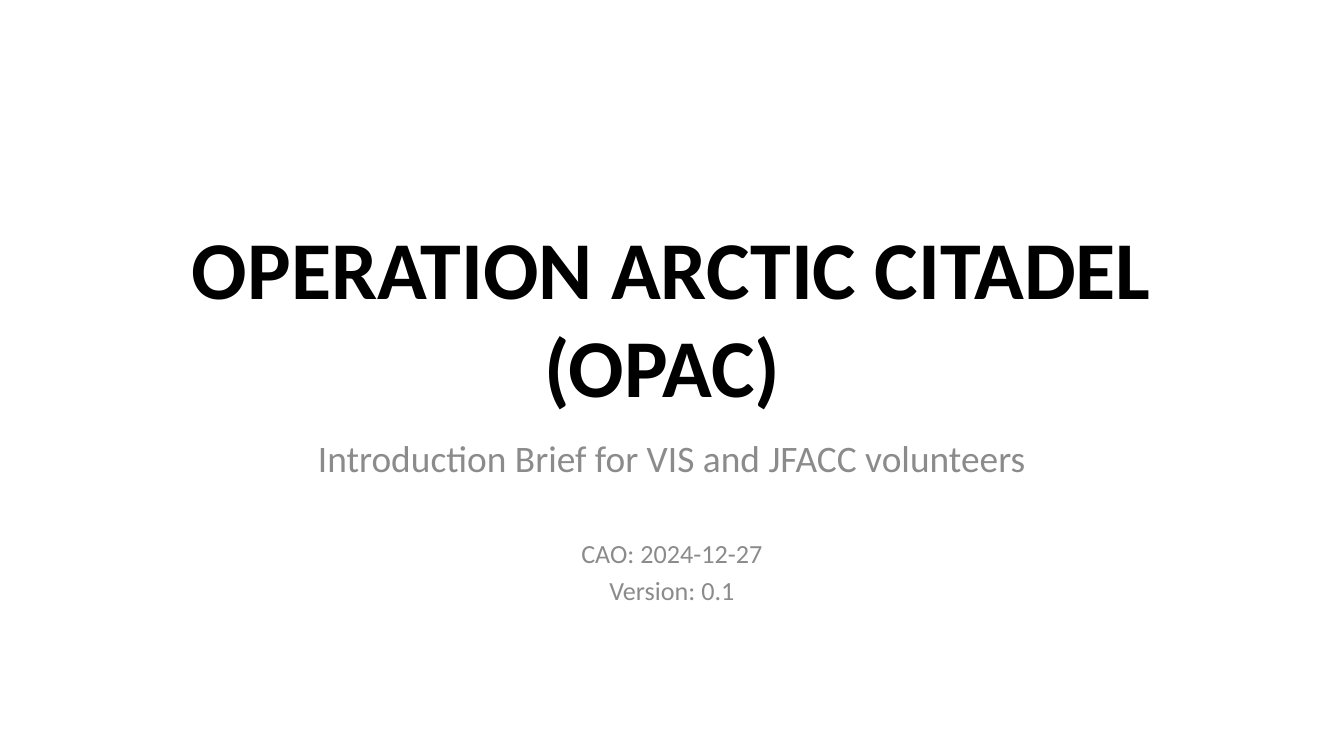
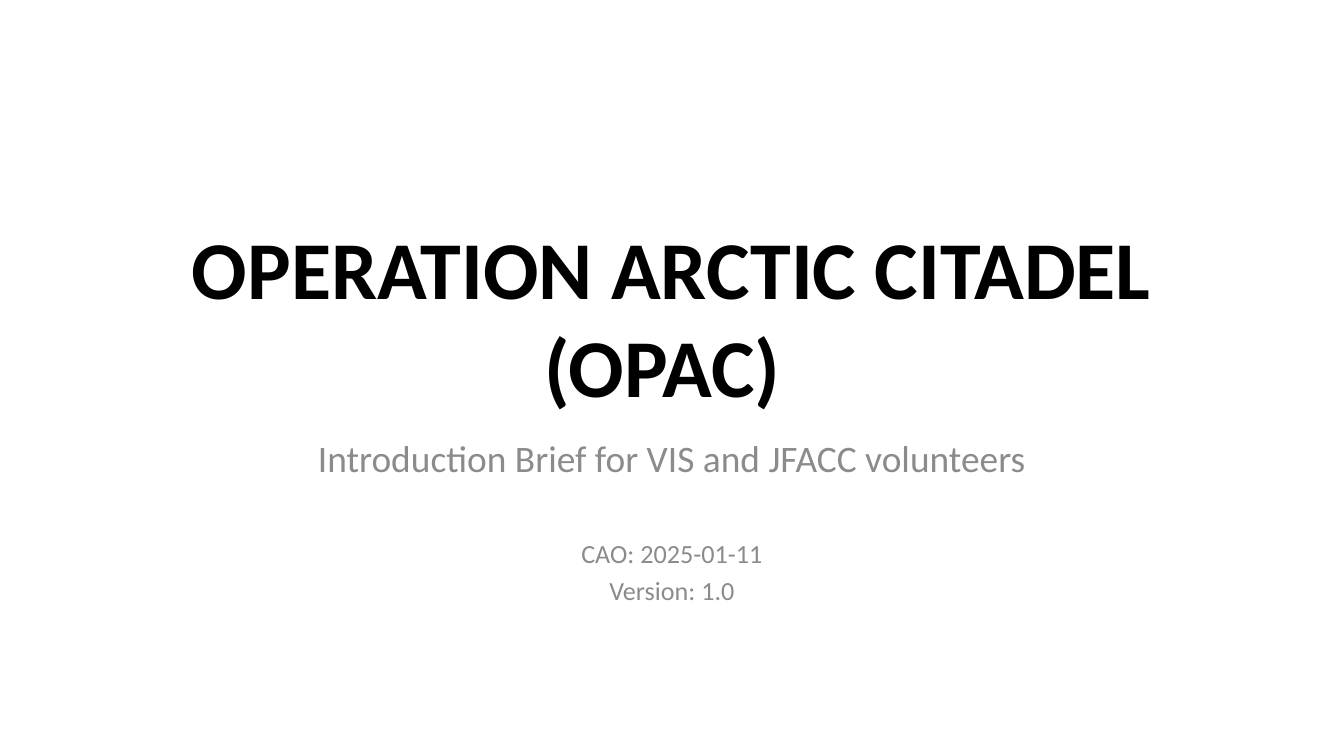
Before and after one commit to 132nd-vWing/OPAT-background, a slide deck: slide 1 of Mission designer/132nd OP ARCTIC CITADEL Intro JFACC VIS.pptx. Drawn at 1344x756 pixels with LibreOffice and Linux fonts; fonts in the diff are those of the drawing; background and template pictures are left out. Boxes give left, top, right and bottom in pixels: in the first picture for what was removed or moved away, otherwise in the second. Text is boxed around its words. In the diff, an @@ line names an element or a change of style, - is before the commit and + after.

```diff
--- a/Mission designer/132nd OP ARCTIC CITADEL Intro JFACC VIS.pptx
+++ b/Mission designer/132nd OP ARCTIC CITADEL Intro JFACC VIS.pptx
@@ subtitle at (x1=581, y1=546, x2=762, y2=600): text changed @@
-CAO: 2024-12-27
-Version: 0.1
+CAO: 2025-01-11
+Version: 1.0
```
Also in this commit, not shown: 10 other slides changed, 7 slides added, 9 other files.
